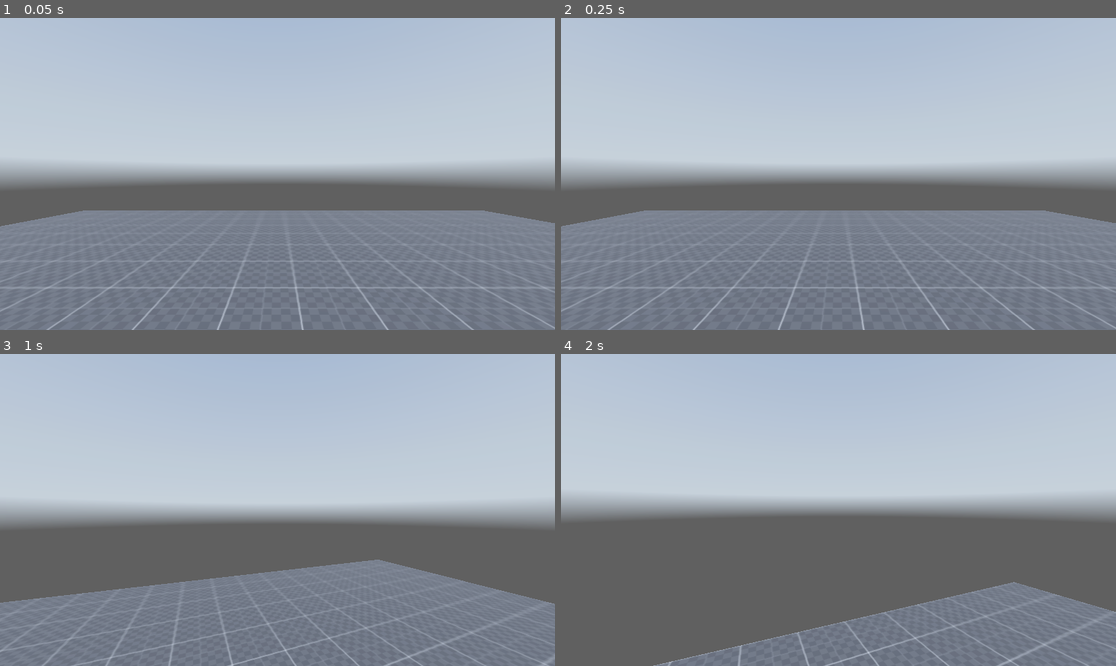
Above: before the commit, frames 1-4 (two rows, left to right).
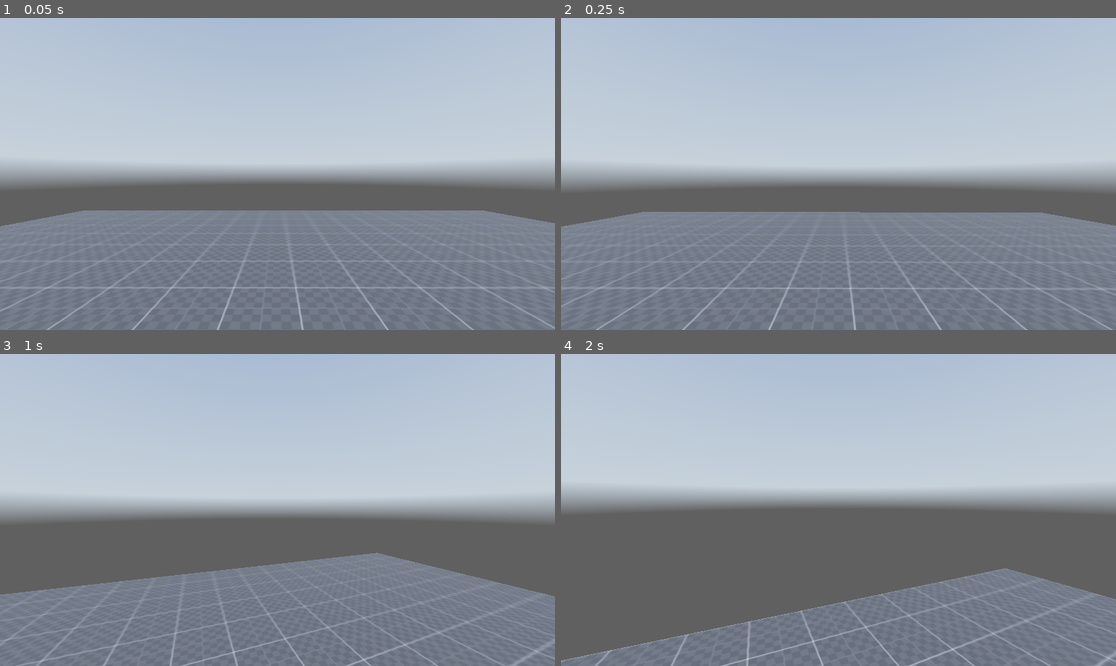
Above: after the commit, the same moments.

Repository: farhoud01/fps-game
Game: Godot game, scene res://scenes/game.tscn
Same seed, same stepped clock (60 frames per second), same inputs: the game is played once before the commit and once after it. A sky picture missing from this copy of the repository is replaced by a grey-blue gradient.
Inputs (mouse positions are in pixels of both pictures, inside the frame that each line leads up to):
- Up to frame 1 (0.05 s): no input
- Up to frame 2 (0.25 s): no input
- Up to frame 3 (1 s): move the mouse to (305, 510) at 0.52 s; hold W (forward) from 0.53 s (still down); hold Alt (free_look) from 0.53 s (still down); tap Space (jump) at 0.77, 0.8 s
- Up to frame 4 (2 s): keep holding W (forward); tap Space (jump) at 1.07, 1.35, 1.52, 1.82 s; move the mouse to (810, 510) at 1.27 s; release Alt (free_look) at 1.28 s; tap Alt (free_look) at 1.55 s

Frame 1 is identical in both runs. In frame 2, 2.0% of the frame differs, in the area x 0-100%, y 61-100%; in frame 3, 7.4%; in frame 4, 14%, in the area x 0-100%, y 43-100%.

Commit message:
added landing + jump anim and landing logic can add a roll anim later on on how big the fall is

Diff:
--- a/scenes/game.tscn
+++ b/scenes/game.tscn
@@ -12,6 +12,96 @@
 
 [sub_resource type="CapsuleShape3D" id="CapsuleShape3D_lnu2h"]
 height = 1.1
+
+[sub_resource type="Animation" id="Animation_lnu2h"]
+length = 0.001
+tracks/0/type = "value"
+tracks/0/imported = false
+tracks/0/enabled = true
+tracks/0/path = NodePath("head/eyes/Camera3D:rotation")
+tracks/0/interp = 1
+tracks/0/loop_wrap = true
+tracks/0/keys = {
+"times": PackedFloat32Array(0),
+"transitions": PackedFloat32Array(1),
+"update": 0,
+"values": [Vector3(0, 0, 0)]
+}
+tracks/1/type = "value"
+tracks/1/imported = false
+tracks/1/enabled = true
+tracks/1/path = NodePath("head/eyes/Camera3D:position")
+tracks/1/interp = 1
+tracks/1/loop_wrap = true
+tracks/1/keys = {
+"times": PackedFloat32Array(0),
+"transitions": PackedFloat32Array(1),
+"update": 0,
+"values": [Vector3(0, 0, 0)]
+}
+
+[sub_resource type="Animation" id="Animation_lbhrr"]
+resource_name = "jump"
+length = 0.3
+tracks/0/type = "value"
+tracks/0/imported = false
+tracks/0/enabled = true
+tracks/0/path = NodePath("head/eyes/Camera3D:rotation")
+tracks/0/interp = 1
+tracks/0/loop_wrap = true
+tracks/0/keys = {
+"times": PackedFloat32Array(0, 0.1, 0.3),
+"transitions": PackedFloat32Array(1, 1, 1),
+"update": 0,
+"values": [Vector3(0, 0, 0), Vector3(-0.05235988, 0, 0), Vector3(0, 0, 0)]
+}
+tracks/1/type = "value"
+tracks/1/imported = false
+tracks/1/enabled = true
+tracks/1/path = NodePath("head/eyes/Camera3D:position")
+tracks/1/interp = 1
+tracks/1/loop_wrap = true
+tracks/1/keys = {
+"times": PackedFloat32Array(0, 0.1, 0.3),
+"transitions": PackedFloat32Array(1, 1, 1),
+"update": 0,
+"values": [Vector3(0, 0, 0), Vector3(0, -0.1, 0), Vector3(0, 0, 0)]
+}
+
+[sub_resource type="Animation" id="Animation_iywne"]
+resource_name = "landing"
+length = 0.33333334
+tracks/0/type = "value"
+tracks/0/imported = false
+tracks/0/enabled = true
+tracks/0/path = NodePath("head/eyes/Camera3D:rotation")
+tracks/0/interp = 1
+tracks/0/loop_wrap = true
+tracks/0/keys = {
+"times": PackedFloat32Array(0, 0.1, 0.2, 0.33333334),
+"transitions": PackedFloat32Array(1, 1, 1, 1),
+"update": 0,
+"values": [Vector3(0, 0, 0), Vector3(-0.034906585, 0, 0), Vector3(0.013962634, 0, 0.0017453292), Vector3(0, 0, 0)]
+}
+tracks/1/type = "value"
+tracks/1/imported = false
+tracks/1/enabled = true
+tracks/1/path = NodePath("head/eyes/Camera3D:position")
+tracks/1/interp = 1
+tracks/1/loop_wrap = true
+tracks/1/keys = {
+"times": PackedFloat32Array(0, 0.1, 0.2, 0.33333334),
+"transitions": PackedFloat32Array(1, 1, 1, 1),
+"update": 0,
+"values": [Vector3(0, 0, 0), Vector3(0, -0.1, 0), Vector3(0.1, -0.05, 0), Vector3(0, 0, 0)]
+}
+
+[sub_resource type="AnimationLibrary" id="AnimationLibrary_iywne"]
+_data = {
+&"RESET": SubResource("Animation_lnu2h"),
+&"jump": SubResource("Animation_lbhrr"),
+&"landing": SubResource("Animation_iywne")
+}
 
 [sub_resource type="PanoramaSkyMaterial" id="PanoramaSkyMaterial_yqjtg"]
 panorama = ExtResource("1_uwrxv")
@@ -61,6 +151,9 @@
 
 [node name="Camera3D" type="Camera3D" parent="stage/player/neck/head/eyes" unique_id=1189991324]
 
+[node name="AnimationPlayer" type="AnimationPlayer" parent="stage/player/neck" unique_id=398120303]
+libraries/ = SubResource("AnimationLibrary_iywne")
+
 [node name="env" type="Node3D" parent="." unique_id=1155866300]
 
 [node name="WorldEnvironment" type="WorldEnvironment" parent="env" unique_id=1179260528]
--- a/scripts/player.gd
+++ b/scripts/player.gd
@@ -6,13 +6,15 @@
 var can_slide : bool = true
 @export var slide_cooldown : float = 1.25# 1 second cooldown
 @export var free_look_tilt_amount : float = 8
+@export var air_lerp_speed : float = 0.3
 var colray
 var direction = Vector3.ZERO
 var current_speed : float = 5.0
-
+var lastvel = Vector3.ZERO
 @export var sprint_speed : float = 8.0
 @onready var eyes: Node3D = $neck/head/eyes
 @onready var cam: Camera3D = $neck/head/eyes/Camera3D
+@onready var animation_player: AnimationPlayer = $neck/AnimationPlayer
 
 const walk_speed = 5.0
 const crouch_speed :float = 3.0
@@ -70,6 +72,7 @@
 		head.rotate_x(deg_to_rad(-event.relative.y * mouse_sens))
 		head.rotation.x = clamp(head.rotation.x, deg_to_rad(-89), deg_to_rad(90))
 func _physics_process(delta: float) -> void:
+	handle_landing()
 	_handle_speed(delta)
 	# Add the gravity.
 	if not is_on_floor():
@@ -80,6 +83,7 @@
 	# Handle jump.
 	if Input.is_action_just_pressed("jump") and is_on_floor():
 		velocity.y = jump_vel
+		animation_player.play("jump")
 		if current_state == state.sliding :
 			var jump_direction = (transform.basis * Vector3(slide_vector.x, 0, slide_vector.y)).normalized()
 			velocity.x = jump_direction.x * slide_speed
@@ -91,7 +95,12 @@
 	# Get the input direction and handle the movement/deceleration.
 	# As good practice, you should replace UI actions with custom gameplay actions.
 	var input_dir = Input.get_vector("left", "right", "forward", "down")
-	direction = lerp(direction,(transform.basis * Vector3(input_dir.x, 0, input_dir.y)).normalized(),delta*lerp_speed)
+	if is_on_floor():
+		direction = lerp(direction,(transform.basis * Vector3(input_dir.x, 0, input_dir.y)).normalized(),delta*lerp_speed)
+	else :
+		if input_dir != Vector2.ZERO :
+			direction = lerp(direction,(transform.basis * Vector3(input_dir.x, 0, input_dir.y)).normalized(),delta*air_lerp_speed)
+
 	if current_state == state.sliding :
 		direction  = (transform.basis * Vector3(slide_vector.x ,0 , slide_vector.y)).normalized()
 		current_speed = (slide_timer +0.1)  * slide_speed
@@ -106,6 +115,7 @@
 		velocity.x = move_toward(velocity.x, 0, current_speed)
 		velocity.z = move_toward(velocity.z, 0, current_speed)
 	handle_slide(input_dir,delta)
+	lastvel = velocity
 	move_and_slide()
 
 func _process(delta: float) -> void:
@@ -151,13 +161,13 @@
 	if Input.is_action_pressed("free_look") or current_state == state.sliding  :
 		free_looking = true
 		if current_state == state.sliding :
-			cam.rotation.z = lerp(cam.rotation.z,-deg_to_rad(7.0),d)
+			eyes.rotation.z = lerp(eyes.rotation.z,-deg_to_rad(7.0),d)
 		else :
-			cam.rotation.z = -deg_to_rad(neck.rotation.y * free_look_tilt_amount)
+			eyes.rotation.z = -deg_to_rad(neck.rotation.y * free_look_tilt_amount)
 	else :
 		free_looking=false
 		neck.rotation.y = lerp(neck.rotation.y , 0.0 , d * lerp_speed)
-		cam.rotation.z = lerp(cam.rotation.z , 0.0 , d * lerp_speed)
+		eyes.rotation.z = lerp(eyes.rotation.z , 0.0 , d * lerp_speed)
 func handle_slide(dir,delta) :
 	if not is_on_floor()  : return
 	if Input.is_action_pressed("sprint") && can_slide && dir != Vector2.ZERO && current_state != state.sliding  && current_state != state.crouching:
@@ -203,3 +213,7 @@
 	else :
 		eyes.position.y = lerp(eyes.position.y ,0.0 , lerp_speed*delta)
 		eyes.position.x = lerp(eyes.position.x , 0.0, lerp_speed*delta)
+func handle_landing () :
+	if is_on_floor() :
+		if lastvel.y < 0.0:
+			animation_player.play("landing")
